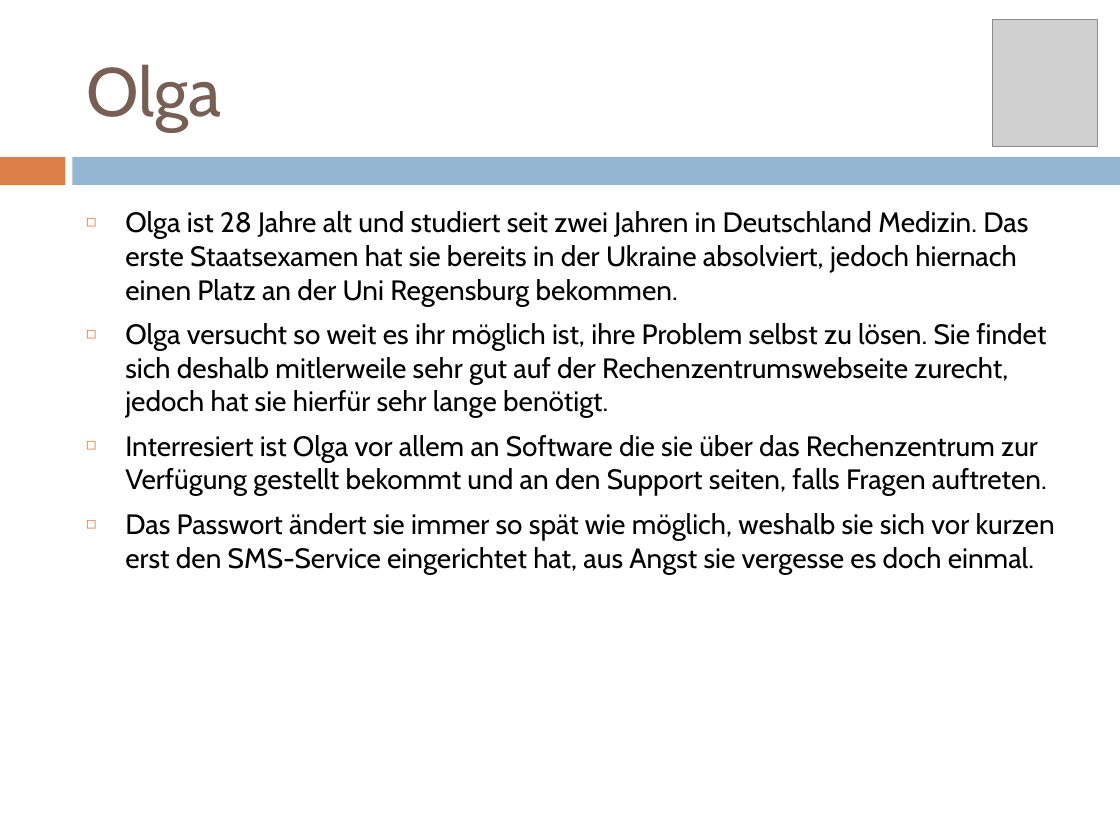
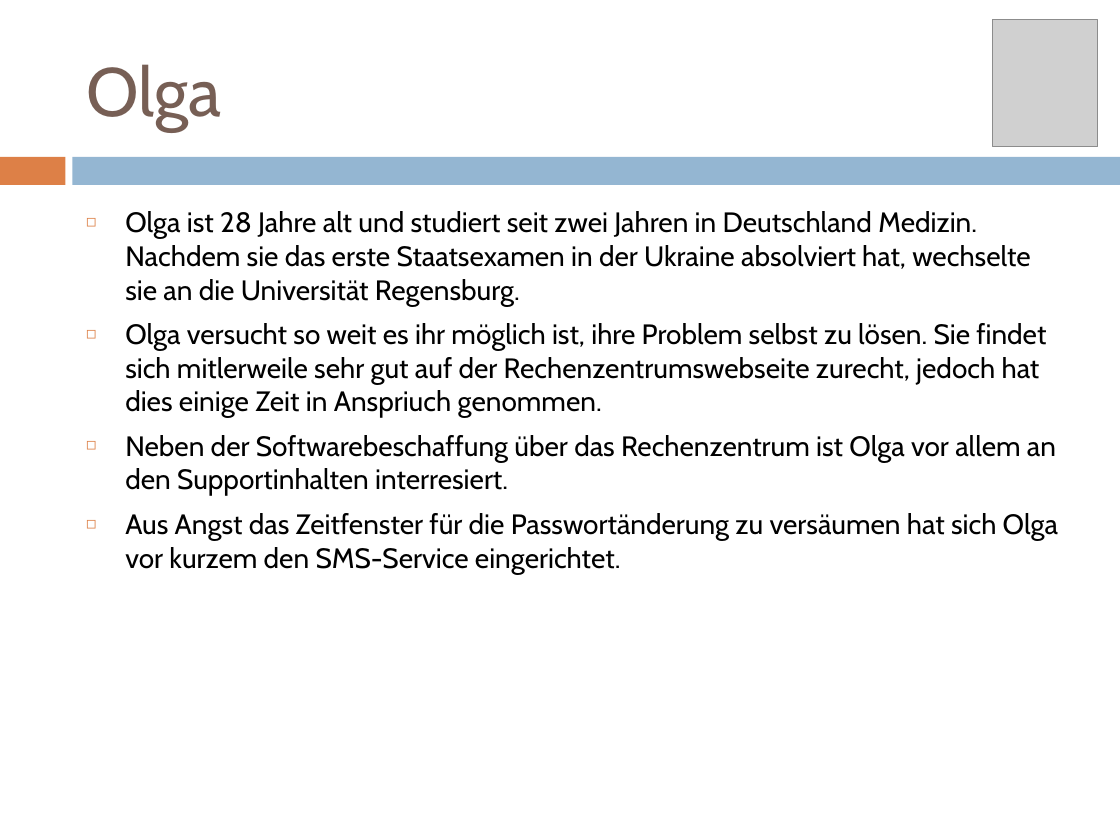
Before and after one commit to pinkdroyd/redesign-ur-rz, a slide deck: slide 10 of Personas und Szenarien/Personas_Redesign_RZ.pptx. Drawn at 1120x840 pixels with LibreOffice and Linux fonts; fonts in the diff are those of the drawing; grey boxes stand for pictures. Boxes give left, top, right and bottom in pixels: in the first picture for what was removed or moved away, otherwise in the second. Text is boxed around its words. In the diff, an @@ line names an element or a change of style, - is before the commit and + after.

```diff
--- a/Personas und Szenarien/Personas_Redesign_RZ.pptx
+++ b/Personas und Szenarien/Personas_Redesign_RZ.pptx
@@ text at (x1=125, y1=211, x2=1058, y2=574): text changed @@
-◻ Olga ist 28 Jahre alt und studiert seit zwei Jahren in Deutschland Medizin. Das erste Staatsexamen hat sie bereits in der Ukraine absolviert, jedoch hiernach einen Platz an der Uni Regensburg bekommen.
-◻ Olga versucht so weit es ihr möglich ist, ihre Problem selbst zu lösen. Sie findet sich deshalb mitlerweile sehr gut auf der Rechenzentrumswebseite zurecht, jedoch hat sie hierfür sehr lange benötigt.
-◻ Interresiert ist Olga vor allem an Software die sie über das Rechenzentrum zur Verfügung gestellt bekommt und an den Support seiten, falls Fragen auftreten.
-◻ Das Passwort ändert sie immer so spät wie möglich, weshalb sie sich vor kurzen erst den SMS-Service eingerichtet hat, aus Angst sie vergesse es doch einmal.
+◻ Olga ist 28 Jahre alt und studiert seit zwei Jahren in Deutschland Medizin. Nachdem sie das erste Staatsexamen in der Ukraine absolviert hat, wechselte sie an die Universität Regensburg.
+◻ Olga versucht so weit es ihr möglich ist, ihre Problem selbst zu lösen. Sie findet sich mitlerweile sehr gut auf der Rechenzentrumswebseite zurecht, jedoch hat dies einige Zeit in Anspriuch genommen.
+◻ Neben der Softwarebeschaffung über das Rechenzentrum ist Olga vor allem an den Supportinhalten interresiert.
+◻ Aus Angst das Zeitfenster für die Passwortänderung zu versäumen hat sich Olga vor kurzem den SMS-Service eingerichtet.
```
Also in this commit, not shown: 16 other slides changed, 1 other file.
